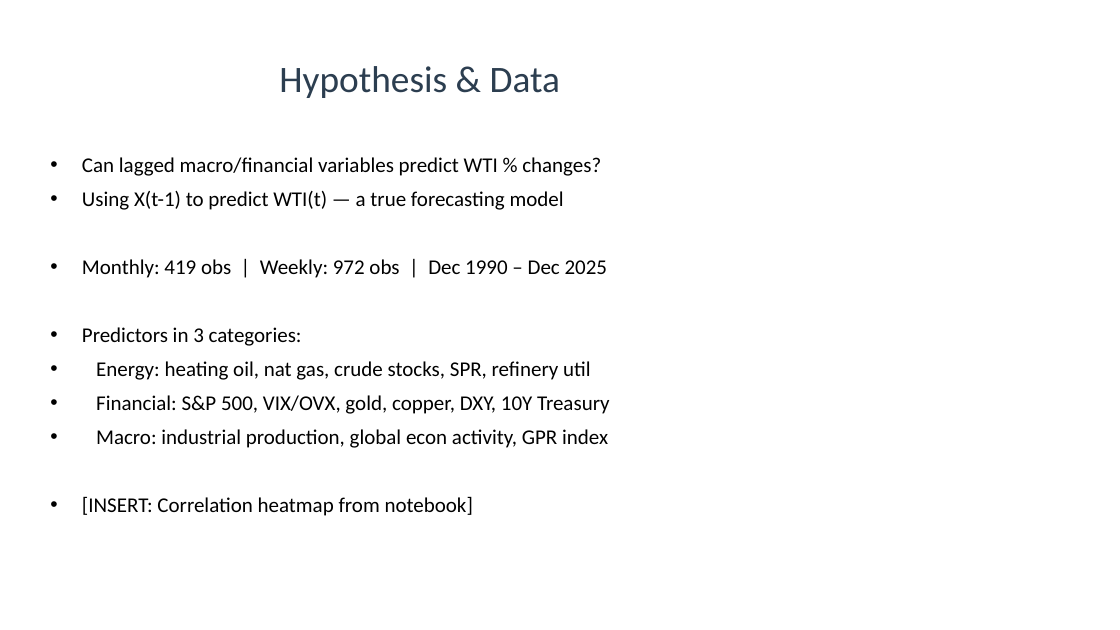
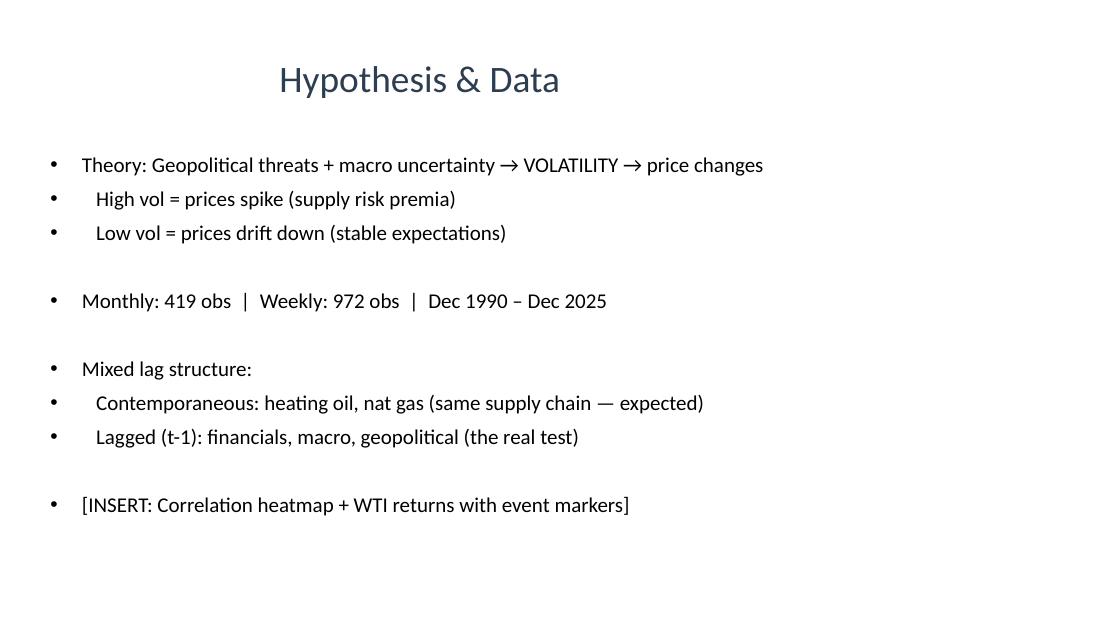
Before and after one commit to ryanfitzbc/fluffy-zebra, a slide deck: slide 2 of presentation_outline.pptx. Drawn at 1120x630 pixels with LibreOffice and Linux fonts; fonts in the diff are those of the drawing. Boxes give left, top, right and bottom in pixels: in the first picture for what was removed or moved away, otherwise in the second. Text is boxed around its words. In the diff, an @@ line names an element or a change of style, - is before the commit and + after.

```diff
--- a/presentation_outline.pptx
+++ b/presentation_outline.pptx
@@ text at <box>82,157,763,244</box>: text changed @@
-• Can lagged macro/financial variables predict WTI % changes?
-• Using X(t-1) to predict WTI(t) — a true forecasting model
+• Theory: Geopolitical threats + macro uncertainty → VOLATILITY → price changes
+• High vol = prices spike (supply risk premia)
+• Low vol = prices drift down (stable expectations)
@@ text at <box>82,361,704,516</box>: text changed @@
-• Predictors in 3 categories:
-• Energy: heating oil, nat gas, crude stocks, SPR, refinery util
-• Financial: S&P 500, VIX/OVX, gold, copper, DXY, 10Y Treasury
-• Macro: industrial production, global econ activity, GPR index
-• [INSERT: Correlation heatmap from notebook]
+• Mixed lag structure:
+• Contemporaneous: heating oil, nat gas (same supply chain — expected)
+• Lagged (t-1): financials, macro, geopolitical (the real test)
+• [INSERT: Correlation heatmap + WTI returns with event markers]
```
Also in this commit, not shown: 5 other slides changed, 3 slides added, 2 slides removed, 5 other files.
